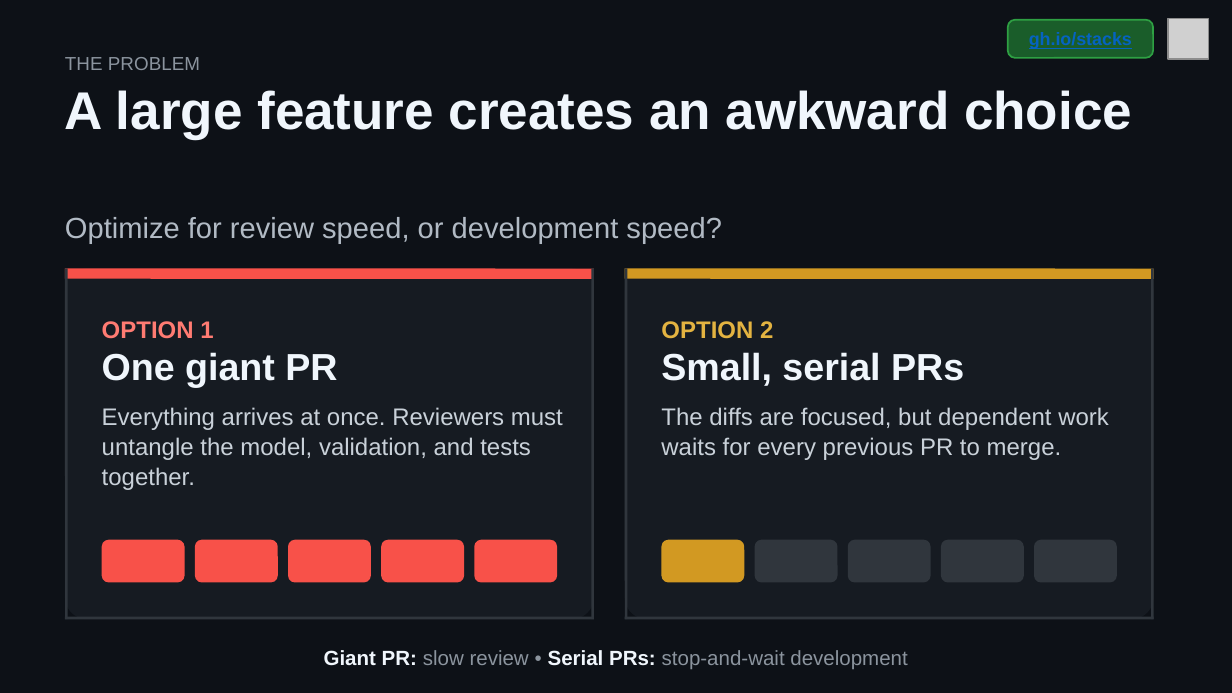
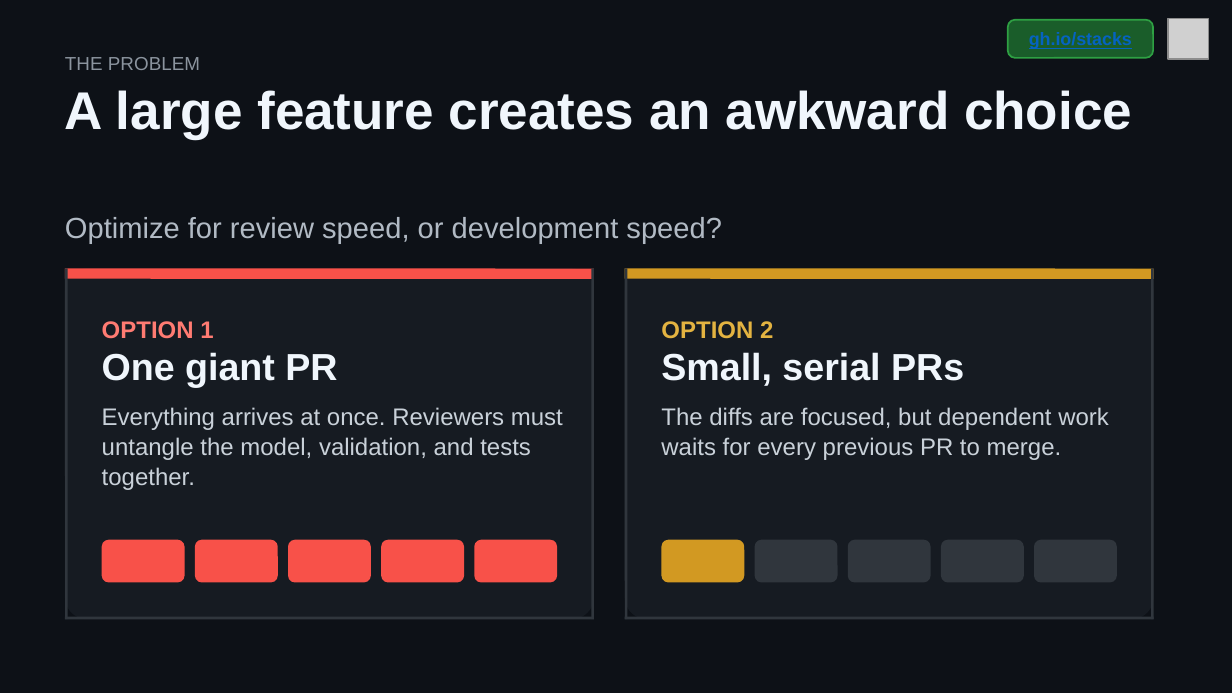
Before and after one commit to DanWahlin/gh-stack-demo, a slide deck: slide 2 of github-stacked-prs.pptx (slide 1 before the commit). Drawn at 1232x693 pixels with LibreOffice and Linux fonts; fonts in the diff are those of the drawing; grey boxes stand for pictures. Boxes give left, top, right and bottom in pixels: in the first picture for what was removed or moved away, otherwise in the second. Text is boxed around its words. In the diff, an @@ line names an element or a change of style, - is before the commit and + after.

```diff
--- a/github-stacked-prs.pptx
+++ b/github-stacked-prs.pptx
@@ text removed at [324,650,907,669] @@
-Giant PR: slow review • Serial PRs: stop-and-wait development
```
Also in this commit, not shown: 1 other slide changed, 1 slide added, 6 other files.
